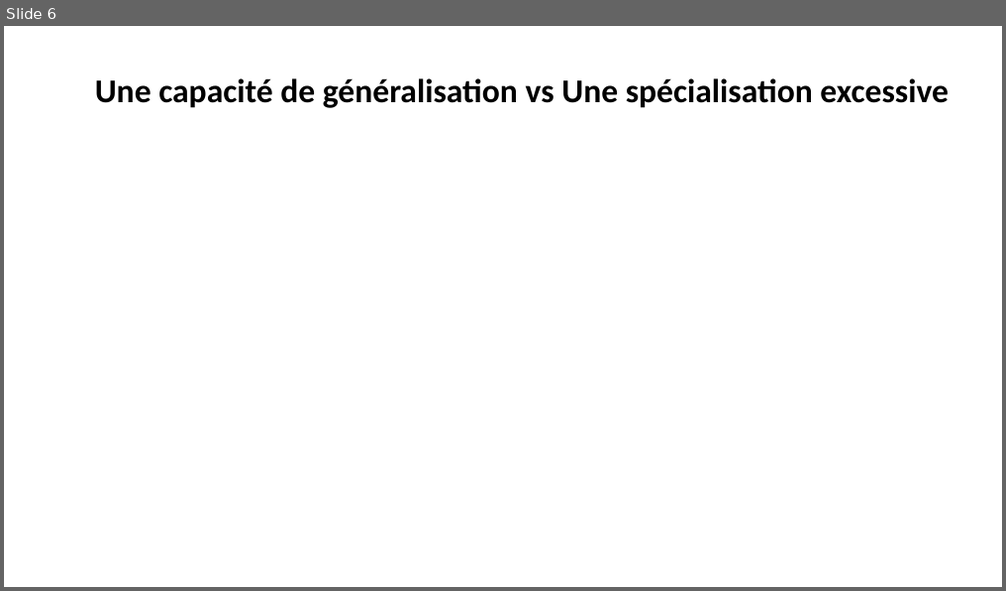
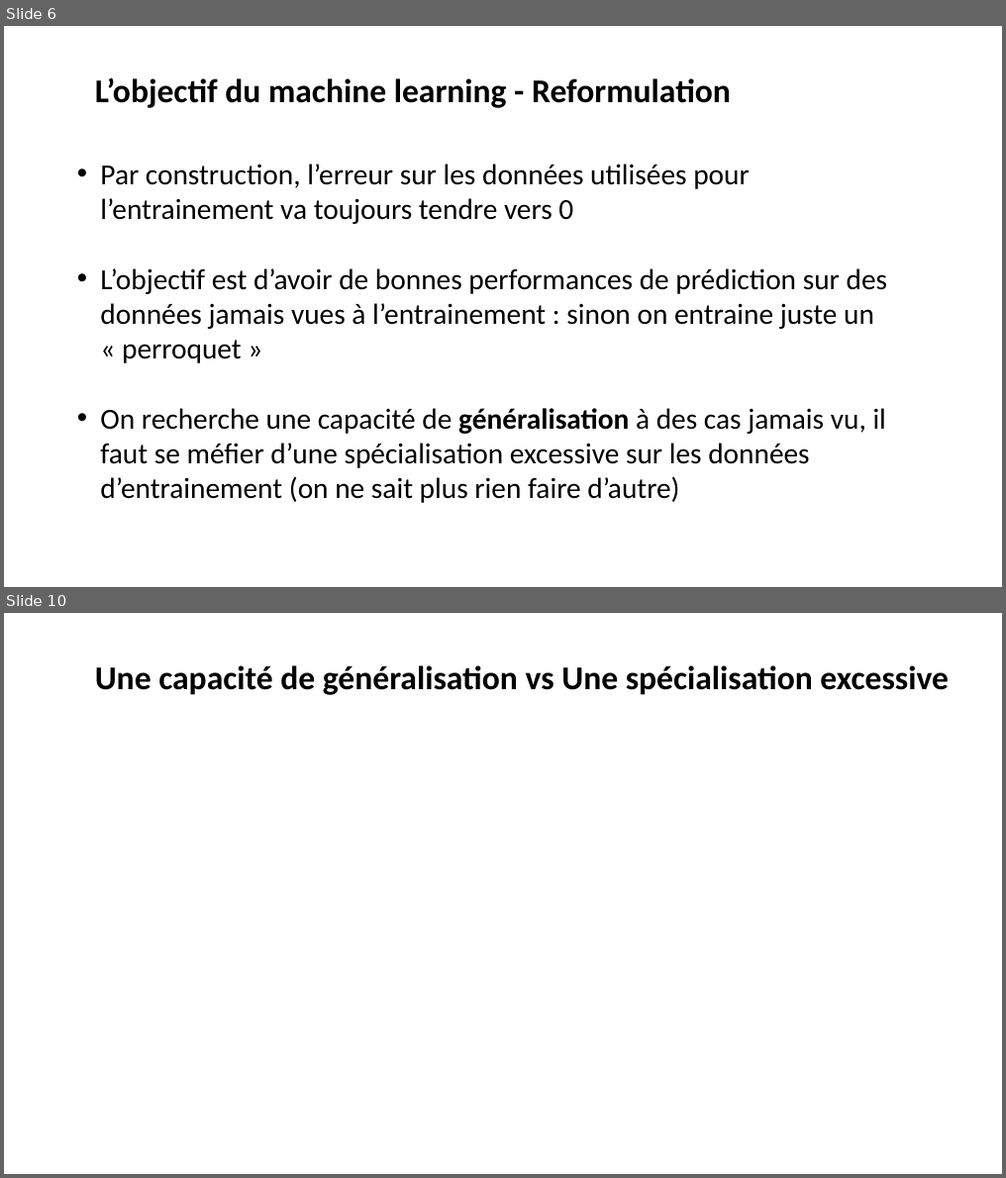
Before and after one commit to laurentprudhon/cours-deeplearning-2020, a slide deck: slides/02_production.pptx. Shown one above the other, each under a label of ours: slide 6 before the commit, slides 6 and 10 after it; the slides between them are not shown. The pictures are 1006x591 and 1006x1178 pixels, drawn with LibreOffice and Linux fonts; fonts in the diff are those of the drawing. Boxes give left, top, right and bottom in pixels: in the first picture for what was removed or moved away, otherwise in the second. Text is boxed around its words. In the diff, an @@ line names an element or a change of style, - is before the commit and + after.

Commit message:
mises à jour slides pour la session 2

```diff
--- a/slides/02_production.pptx
+++ b/slides/02_production.pptx
@@ slide 6 added at (x1=4, y1=26, x2=1002, y2=587), background #FFFFFF @@
@@ text added at (x1=95, y1=77, x2=731, y2=108), 32 pt, text #000000, bold @@
+L’objectif du machine learning - Reformulation
@@ text added at (x1=100, y1=164, x2=888, y2=503), 28 pt, text #000000 @@
+• Par construction, l’erreur sur les données utilisées pour l’entrainement va toujours tendre vers 0
+• L’objectif est d’avoir de bonnes performances de prédiction sur des données jamais vues à l’entrainement : sinon on entraine juste un « perroquet »
+• On recherche une capacité de généralisation à des cas jamais vu, il faut se méfier d’une spécialisation excessive sur les données d’entrainement (on ne sait plus rien faire d’autre)
@@ what was slide 6 is now slide 10 @@
```
Also in this commit, not shown: 2 slides changed, 5 other slides added, 15 slides removed.
